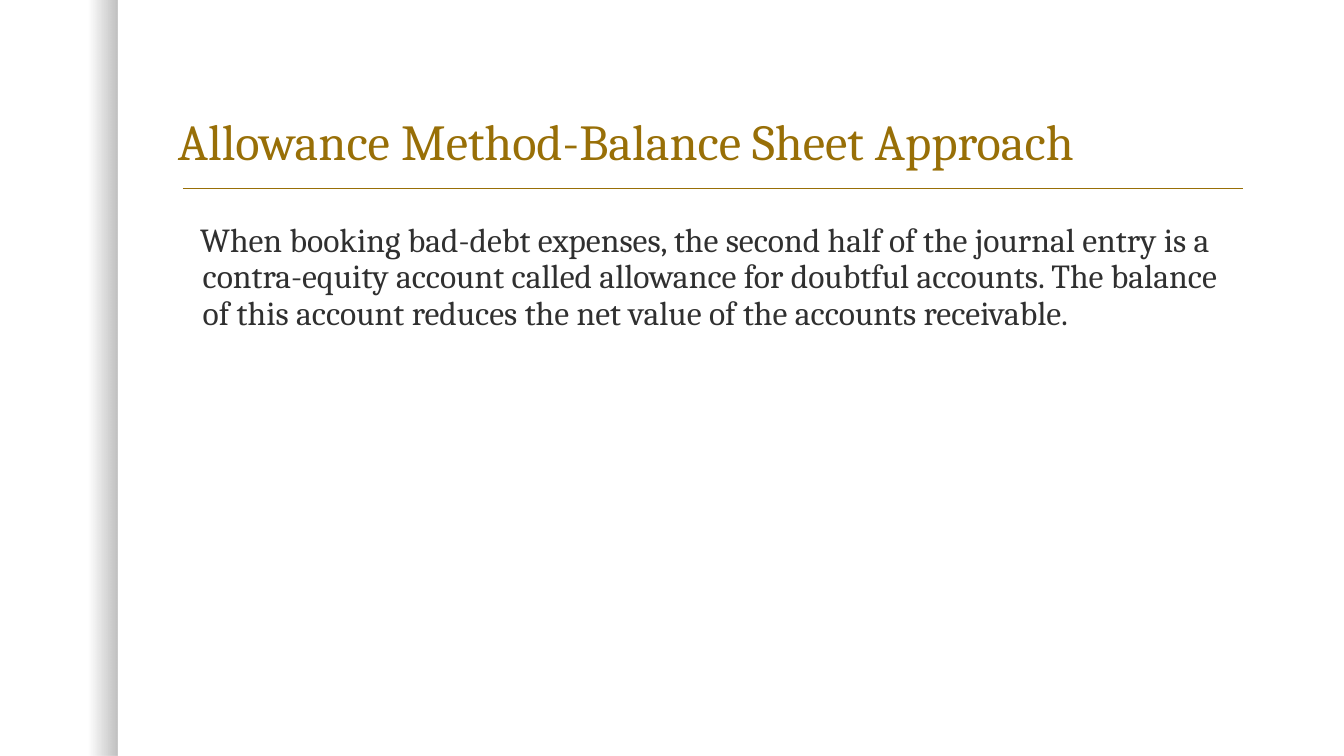
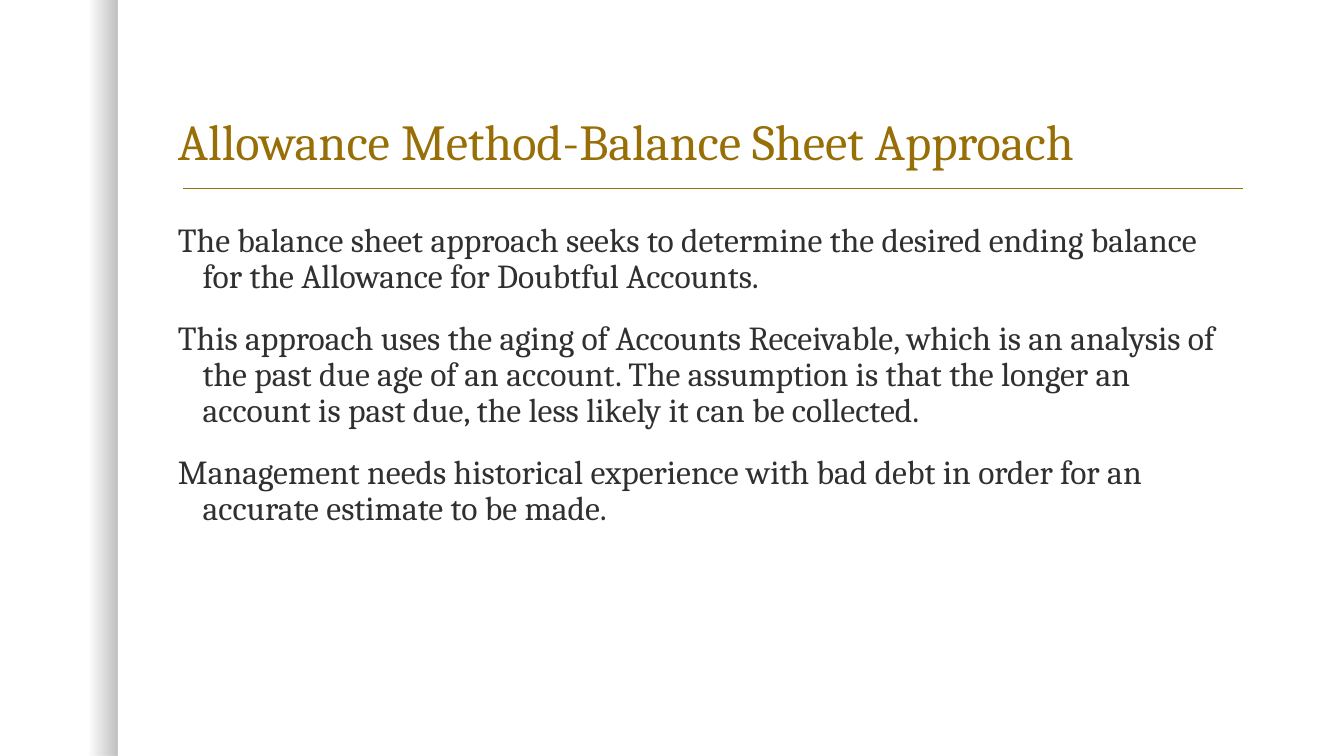
Before and after one commit to wallythep/accounting-ii, a slide deck: slide 9 of Chapter_13_Presentation.pptx (slide 7 before the commit). Drawn at 1344x756 pixels with LibreOffice and Linux fonts; fonts in the diff are those of the drawing; background and template pictures are left out. Boxes give left, top, right and bottom in pixels: in the first picture for what was removed or moved away, otherwise in the second. Text is boxed around its words. In the diff, an @@ line names an element or a change of style, - is before the commit and + after.

```diff
--- a/Chapter_13_Presentation.pptx
+++ b/Chapter_13_Presentation.pptx
@@ text at bbox=[178, 228, 1215, 521]: text changed @@
-When booking bad-debt expenses, the second half of the journal entry is a contra-equity account called allowance for doubtful accounts. The balance of this account reduces the net value of the accounts receivable.
+The balance sheet approach seeks to determine the desired ending balance for the Allowance for Doubtful Accounts.
+This approach uses the aging of Accounts Receivable, which is an analysis of the past due age of an account. The assumption is that the longer an account is past due, the less likely it can be collected.
+Management needs historical experience with bad debt in order for an accurate estimate to be made.
```
Also in this commit, not shown: 6 other slides changed, 8 slides added, 4 slides removed, 3 other files.
